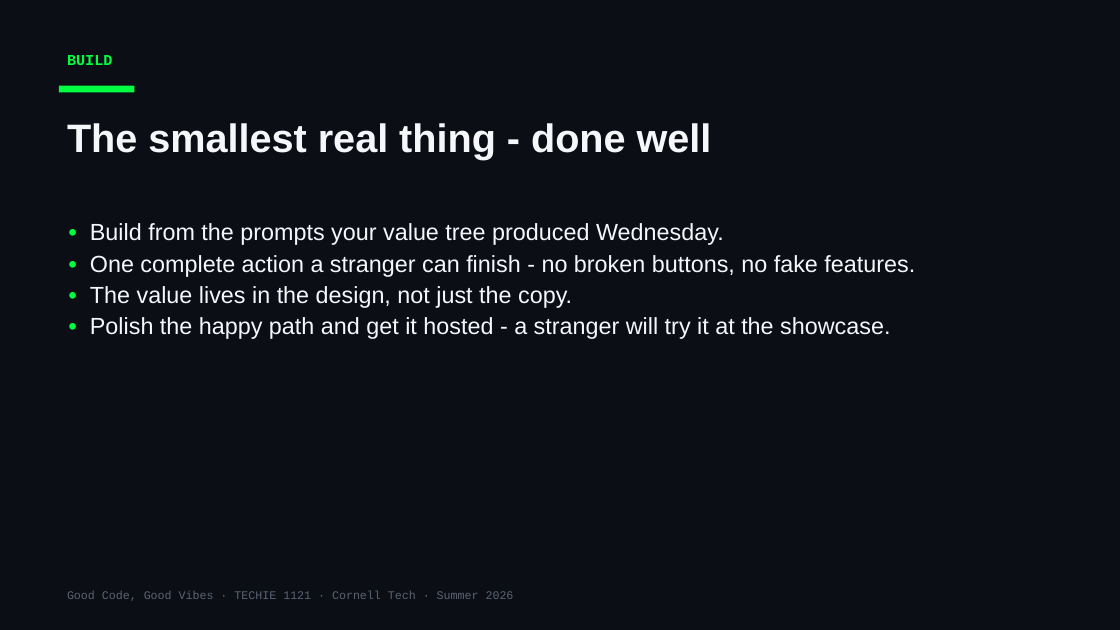
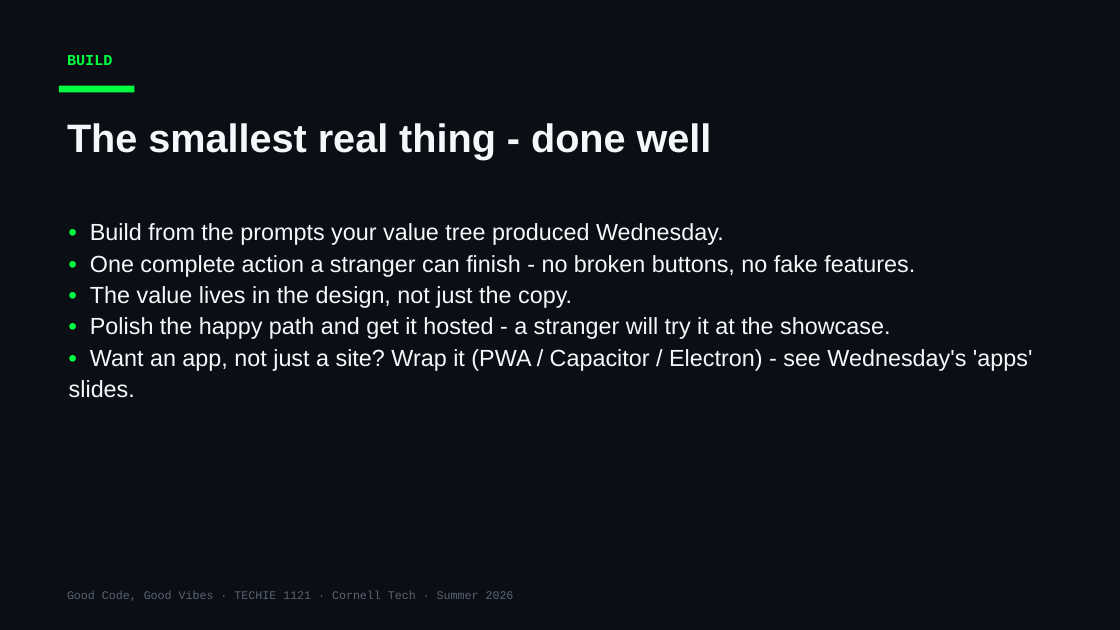
Before and after one commit to Cornell-Tech-Vibe-Coding-Summer-2026/website, a slide deck: slide 3 of slides/Week3-Thu-Final-Presentations.pptx. Drawn at 1120x630 pixels with LibreOffice and Linux fonts; fonts in the diff are those of the drawing. Boxes give left, top, right and bottom in pixels: in the first picture for what was removed or moved away, otherwise in the second. Text is boxed around its words. In the diff, an @@ line names an element or a change of style, - is before the commit and + after.

```diff
--- a/slides/Week3-Thu-Final-Presentations.pptx
+++ b/slides/Week3-Thu-Final-Presentations.pptx
@@ text at box(69, 349, 1033, 398): paragraph added @@
+• Want an app, not just a site? Wrap it (PWA / Capacitor / Electron) - see Wednesday's 'apps' slides.
```
Also in this commit, not shown: 2 other files.
